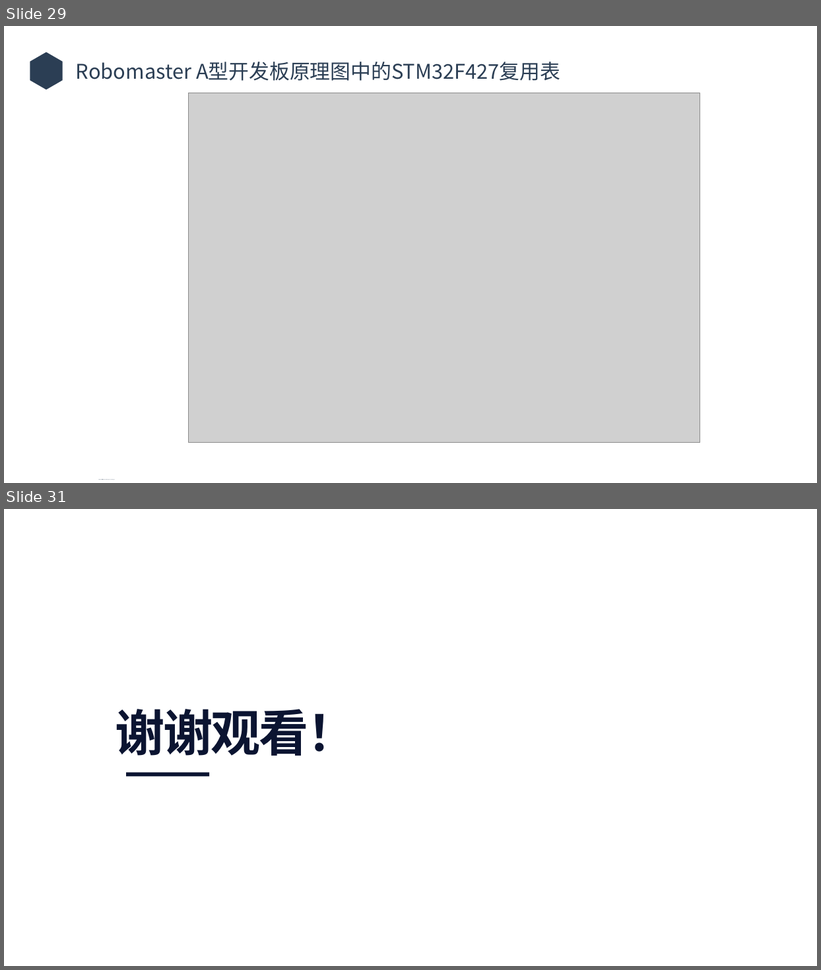
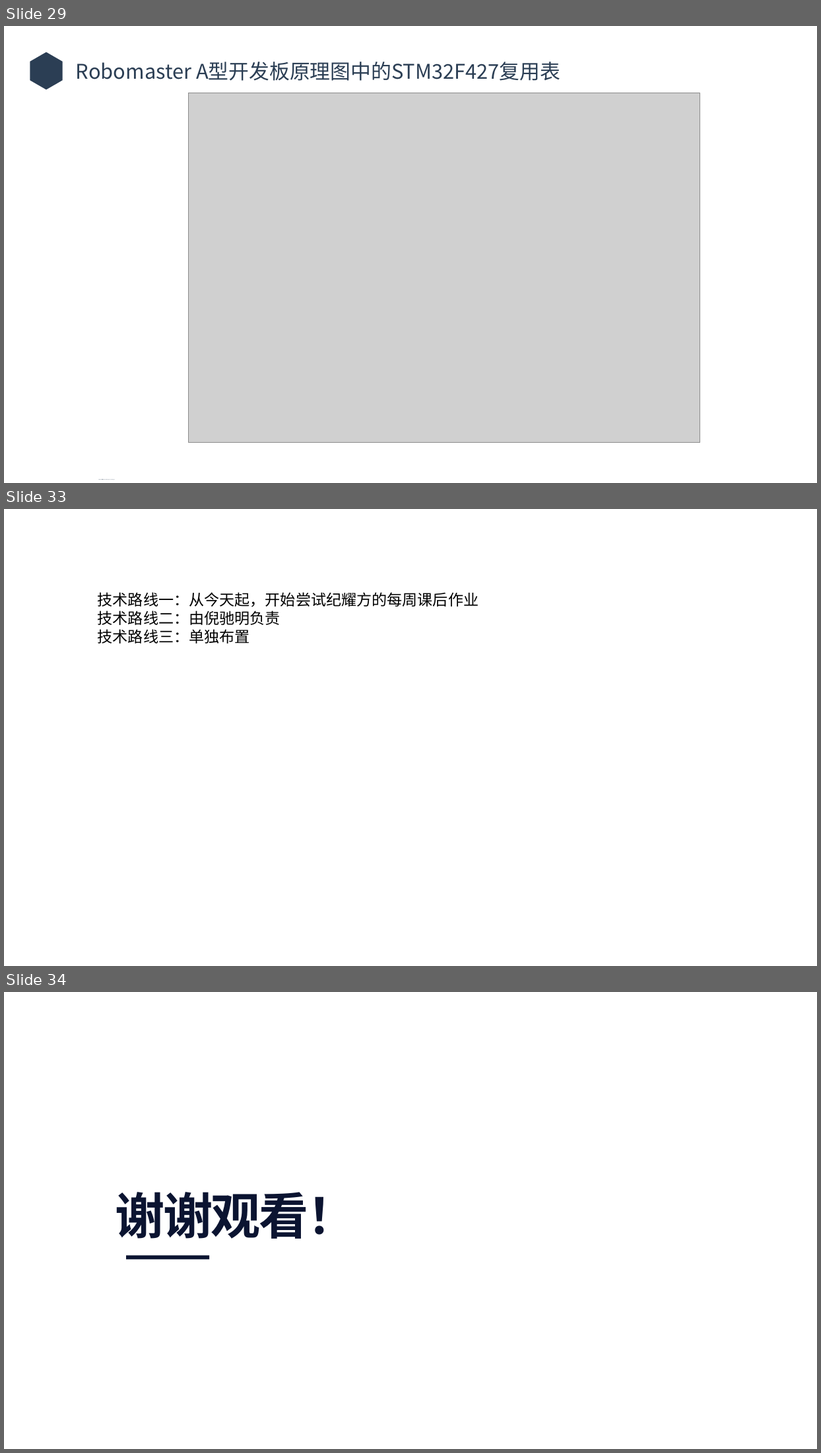
Before and after one commit to Raventhatfly/Raventhatfly.github.io, a slide deck: files/meta-teaching/Lecture4.pptx. Shown one above the other, each under a label of ours: slides 29 and 31 before the commit, slides 29, 33 and 34 after it; the slides between them are not shown. The pictures are 821x970 and 821x1453 pixels, drawn with LibreOffice and Linux fonts; fonts in the diff are those of the drawing; grey boxes stand for pictures; background and template pictures are left out. Boxes give left, top, right and bottom in pixels: in the first picture for what was removed or moved away, otherwise in the second. Text is boxed around its words. In the diff, an @@ line names an element or a change of style, - is before the commit and + after.

```diff
--- a/files/meta-teaching/Lecture4.pptx
+++ b/files/meta-teaching/Lecture4.pptx
@@ slide 33 added at <box>4,509,817,966</box>, background picture (left out) @@
@@ text added at <box>98,592,479,644</box>, 18 pt, text #000000 @@
+技术路线一：从今天起，开始尝试纪耀方的每周课后作业
+技术路线二：由倪驰明负责
+技术路线三：单独布置
@@ what was slide 31 is now slide 34 @@
```
Also in this commit, not shown: 1 slide changed, 2 other slides added, 9 other files.
